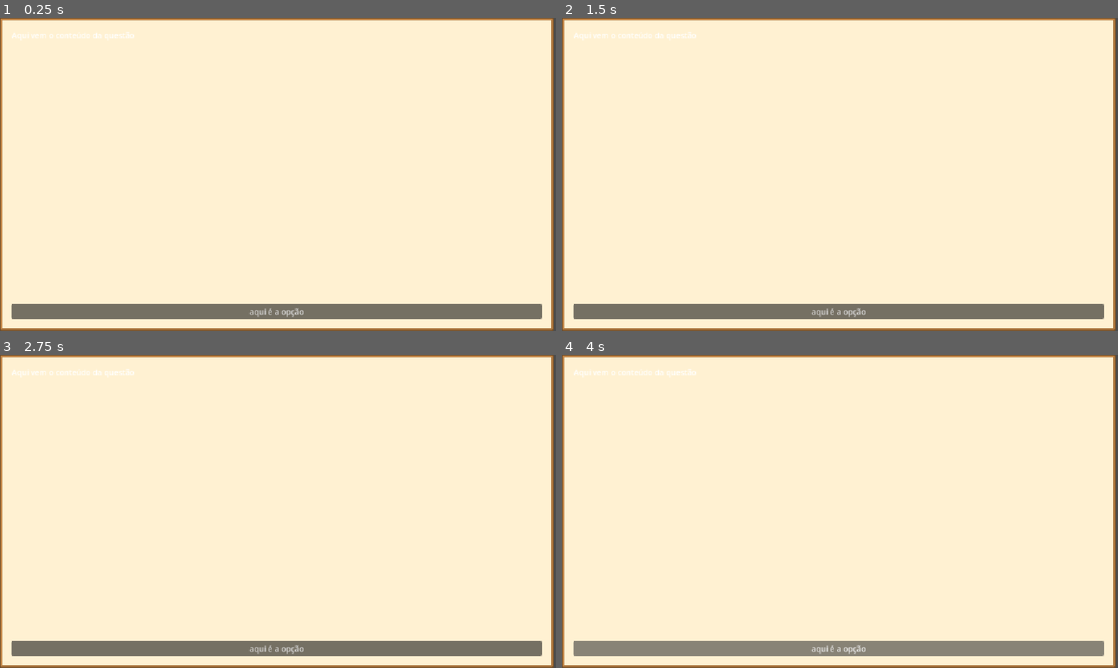
Above: before the commit, frames 1-4 (two rows, left to right).
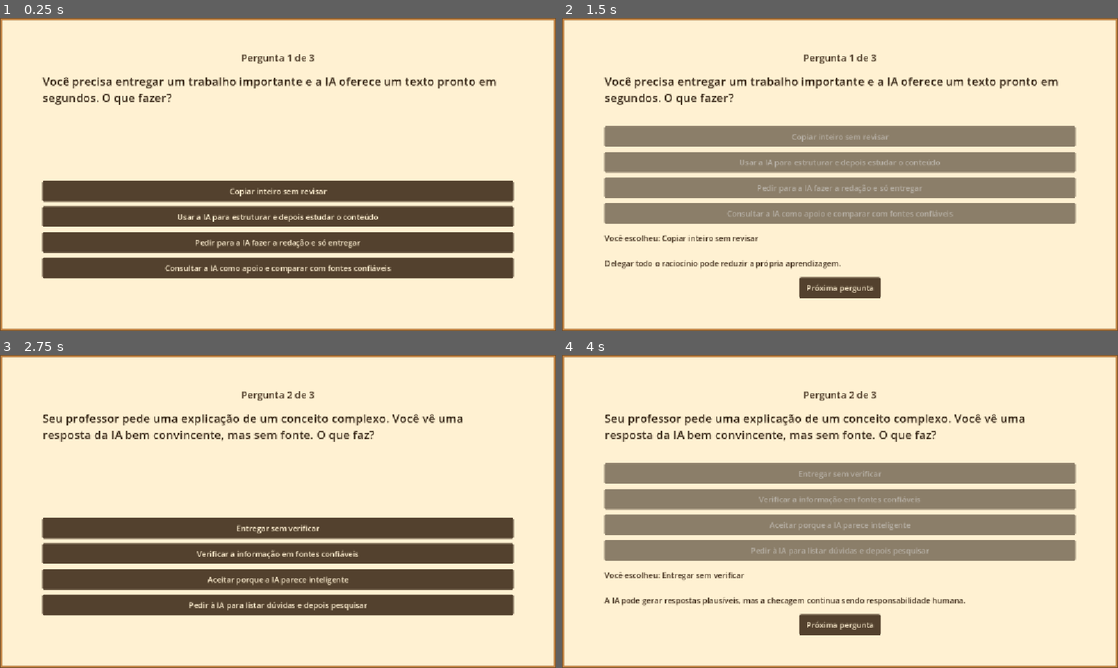
Above: after the commit, the same moments.

Repository: GuilhermeSsampaio/tac1-AI-RISK
Game: Godot game, scene res://scenes/home.tscn
The game is run twice, just before and just after one commit, with the same random seed, the same clock (stepped at 60 frames per second) and the same inputs.
Inputs (mouse positions are in pixels of both pictures, inside the frame that each line leads up to):
- Up to frame 1 (0.25 s): no input
- Up to frame 2 (1.5 s): click (840, 312) at 0.5 s, where only the run before the commit has a clickable "aqui é a opção"; click (840, 190) at 1.25 s, where only the run after the commit has a clickable "Copiar inteiro sem revisar"
- Up to frame 3 (2.75 s): click (278, 624) at 2 s, where only the run after the commit has a clickable "Próxima pergunta"
- Up to frame 4 (4 s): click (840, 527) at 2.75 s, where only the run after the commit has a clickable "Entregar sem verificar"; click (840, 649) at 3.5 s, where only the run before the commit has a clickable "aqui é a opção"

The runs differ from the first frame. In frame 1, 31% of the frame differs, in the area x 0-100%, y 0-100%; in frame 2, 32%; in frame 3, 31%; in frame 4, 33%.

Commit message:
visual base

Diff:
--- /dev/null
+++ b/data/questions.json
@@ -0,0 +1,116 @@
+[
+  {
+    "text": "Você precisa entregar um trabalho importante e a IA oferece um texto pronto em segundos. O que fazer?",
+    "options": [
+      {
+        "text": "Copiar inteiro sem revisar",
+        "weights": {
+          "dependencia": 4,
+          "delegacao_cognitiva": 5,
+          "autonomia": -2
+        }
+      },
+      {
+        "text": "Usar a IA para estruturar e depois estudar o conteúdo",
+        "weights": {
+          "autonomia": 2,
+          "uso_responsavel": 3,
+          "pensamento_critico": 2
+        }
+      },
+      {
+        "text": "Pedir para a IA fazer a redação e só entregar",
+        "weights": {
+          "dependencia": 5,
+          "delegacao_cognitiva": 6,
+          "autonomia": -3
+        }
+      },
+      {
+        "text": "Consultar a IA como apoio e comparar com fontes confiáveis",
+        "weights": {
+          "uso_responsavel": 4,
+          "pensamento_critico": 3,
+          "autonomia": 2
+        }
+      }
+    ],
+    "moral": "Delegar todo o raciocínio pode reduzir a própria aprendizagem."
+  },
+  {
+    "text": "Seu professor pede uma explicação de um conceito complexo. Você vê uma resposta da IA bem convincente, mas sem fonte. O que faz?",
+    "options": [
+      {
+        "text": "Entregar sem verificar",
+        "weights": {
+          "dependencia": 3,
+          "pensamento_critico": -2,
+          "uso_responsavel": -2
+        }
+      },
+      {
+        "text": "Verificar a informação em fontes confiáveis",
+        "weights": {
+          "pensamento_critico": 4,
+          "uso_responsavel": 4,
+          "autonomia": 2
+        }
+      },
+      {
+        "text": "Aceitar porque a IA parece inteligente",
+        "weights": {
+          "dependencia": 2,
+          "delegacao_cognitiva": 3,
+          "pensamento_critico": -3
+        }
+      },
+      {
+        "text": "Pedir à IA para listar dúvidas e depois pesquisar",
+        "weights": {
+          "uso_responsavel": 3,
+          "autonomia": 2,
+          "pensamento_critico": 2
+        }
+      }
+    ],
+    "moral": "A IA pode gerar respostas plausíveis, mas a checagem continua sendo responsabilidade humana."
+  },
+  {
+    "text": "Você precisa resolver um problema de lógica, mas a IA já oferece a solução pronta. Qual é a melhor decisão?",
+    "options": [
+      {
+        "text": "Entregar a solução pronta sem entender",
+        "weights": {
+          "dependencia": 4,
+          "delegacao_cognitiva": 5,
+          "autonomia": -3
+        }
+      },
+      {
+        "text": "Usar a IA só para pistas e tentar resolver sozinho",
+        "weights": {
+          "autonomia": 4,
+          "pensamento_critico": 4,
+          "uso_responsavel": 3
+        }
+      },
+      {
+        "text": "Pedir a IA para fazer tudo e aprender depois",
+        "weights": {
+          "dependencia": 5,
+          "delegacao_cognitiva": 5,
+          "autonomia": -3
+        }
+      },
+      {
+        "text": "Comparar a resposta da IA com seu próprio raciocínio",
+        "weights": {
+          "pensamento_critico": 4,
+          "uso_responsavel": 4,
+          "autonomia": 3
+        }
+      }
+    ],
+    "moral": "A aprendizagem real acontece quando você exercita o pensamento, não quando só recebe a resposta."
+  }
+]
--- a/scenes/home.tscn
+++ b/scenes/home.tscn
@@ -1,42 +1,182 @@
 [gd_scene format=3 uid="uid://baagj2qg8sg1f"]
 
-[ext_resource type="Texture2D" uid="uid://craolsrf4u4lu" path="res://assets/images/Tiles/Large tiles/Thick outline/tile_0000.png" id="1_krot7"]
+[ext_resource type="Script" uid="uid://cfq0tyk641vpx" path="res://scripts/home.gd" id="1_script"]
+[ext_resource type="Texture2D" uid="uid://craolsrf4u4lu" path="res://assets/images/Tiles/Large tiles/Thick outline/tile_0000.png" id="2_tile"]
 
-[node name="Home" type="Node2D" unique_id=1620797249]
+[sub_resource type="StyleBoxEmpty" id="StyleBoxEmpty_panel"]
 
-[node name="NinePatchRect" type="NinePatchRect" parent="." unique_id=1850076858]
-offset_right = 1147.0
-offset_bottom = 647.0
-texture = ExtResource("1_krot7")
-patch_margin_left = 10
-patch_margin_top = 10
-patch_margin_right = 10
-patch_margin_bottom = 10
+[sub_resource type="StyleBoxFlat" id="StyleBoxFlat_button"]
+content_margin_left = 14.0
+content_margin_top = 10.0
+content_margin_right = 14.0
+content_margin_bottom = 10.0
+bg_color = Color(0.25, 0.18, 0.11, 0.9)
+corner_radius_top_left = 4
+corner_radius_top_right = 4
+corner_radius_bottom_right = 4
+corner_radius_bottom_left = 4
 
-[node name="MarginContainer" type="MarginContainer" parent="NinePatchRect" unique_id=1376983110]
+[sub_resource type="StyleBoxFlat" id="StyleBoxFlat_button_pressed"]
+content_margin_left = 14.0
+content_margin_top = 10.0
+content_margin_right = 14.0
+content_margin_bottom = 10.0
+bg_color = Color(0.18, 0.12, 0.07, 0.95)
+corner_radius_top_left = 4
+corner_radius_top_right = 4
+corner_radius_bottom_right = 4
+corner_radius_bottom_left = 4
+
+[sub_resource type="StyleBoxFlat" id="StyleBoxFlat_button_hover"]
+content_margin_left = 14.0
+content_margin_top = 10.0
+content_margin_right = 14.0
+content_margin_bottom = 10.0
+bg_color = Color(0.38, 0.27, 0.16, 0.95)
+corner_radius_top_left = 4
+corner_radius_top_right = 4
+corner_radius_bottom_right = 4
+corner_radius_bottom_left = 4
+
+[sub_resource type="StyleBoxFlat" id="StyleBoxFlat_button_disabled"]
+content_margin_left = 14.0
+content_margin_top = 10.0
+content_margin_right = 14.0
+content_margin_bottom = 10.0
+bg_color = Color(0.3, 0.25, 0.19, 0.65)
+corner_radius_top_left = 4
+corner_radius_top_right = 4
+corner_radius_bottom_right = 4
+corner_radius_bottom_left = 4
+
+[node name="Home" type="Control" unique_id=856755537]
+layout_mode = 3
+anchors_preset = 15
+anchor_right = 1.0
+anchor_bottom = 1.0
+grow_horizontal = 2
+grow_vertical = 2
+script = ExtResource("1_script")
+
+[node name="Background" type="NinePatchRect" parent="." unique_id=1953111487]
 layout_mode = 1
 anchors_preset = 15
 anchor_right = 1.0
 anchor_bottom = 1.0
 grow_horizontal = 2
 grow_vertical = 2
-theme_override_constants/margin_left = 24
-theme_override_constants/margin_top = 24
-theme_override_constants/margin_right = 24
-theme_override_constants/margin_bottom = 24
+texture = ExtResource("2_tile")
+patch_margin_left = 10
+patch_margin_top = 10
+patch_margin_right = 10
+patch_margin_bottom = 10
 
-[node name="VBoxContainer" type="VBoxContainer" parent="NinePatchRect/MarginContainer" unique_id=844781122]
+[node name="MarginContainer" type="MarginContainer" parent="." unique_id=318452026]
+layout_mode = 1
+anchors_preset = 15
+anchor_right = 1.0
+anchor_bottom = 1.0
+offset_left = 60.0
+offset_top = 40.0
+offset_right = -60.0
+offset_bottom = -40.0
+grow_horizontal = 2
+grow_vertical = 2
+
+[node name="Panel" type="Panel" parent="MarginContainer" unique_id=2000425519]
 layout_mode = 2
-theme_override_constants/separation = 14
+theme_override_styles/panel = SubResource("StyleBoxEmpty_panel")
 
-[node name="RichTextLabel" type="RichTextLabel" parent="NinePatchRect/MarginContainer/VBoxContainer" unique_id=1754067118]
+[node name="Content" type="VBoxContainer" parent="MarginContainer/Panel" unique_id=1254279421]
+layout_mode = 1
+anchors_preset = 15
+anchor_right = 1.0
+anchor_bottom = 1.0
+offset_left = 28.0
+offset_top = 28.0
+offset_right = -28.0
+offset_bottom = -28.0
+grow_horizontal = 2
+grow_vertical = 2
+theme_override_constants/separation = 18
+
+[node name="QuestionIndex" type="Label" parent="MarginContainer/Panel/Content" unique_id=1796323329]
 layout_mode = 2
-size_flags_horizontal = 3
+theme_override_colors/font_color = Color(0.25, 0.18, 0.11, 1)
+theme_override_font_sizes/font_size = 20
+text = "Pergunta 1 de 3"
+horizontal_alignment = 1
+
+[node name="QuestionText" type="RichTextLabel" parent="MarginContainer/Panel/Content" unique_id=175595673]
+layout_mode = 2
 size_flags_vertical = 3
-text = "Aqui vem o conteúdo da questão"
+theme_override_colors/default_color = Color(0.2, 0.14, 0.08, 1)
+theme_override_font_sizes/normal_font_size = 24
+bbcode_enabled = true
+text = "Pergunta"
 fit_content = true
+scroll_active = false
 
-[node name="Button" type="Button" parent="NinePatchRect/MarginContainer/VBoxContainer" unique_id=2020103816]
+[node name="OptionsContainer" type="VBoxContainer" parent="MarginContainer/Panel/Content" unique_id=824258813]
 layout_mode = 2
-size_flags_horizontal = 3
-text = "aqui é a opção"
+theme_override_constants/separation = 10
+
+[node name="Option1" type="Button" parent="MarginContainer/Panel/Content/OptionsContainer" unique_id=1448414089]
+layout_mode = 2
+theme_override_colors/font_color = Color(1, 0.94, 0.82, 1)
+theme_override_colors/font_hover_color = Color(1, 1, 0.95, 1)
+theme_override_font_sizes/font_size = 16
+theme_override_styles/normal = SubResource("StyleBoxFlat_button")
+theme_override_styles/pressed = SubResource("StyleBoxFlat_button_pressed")
+theme_override_styles/hover = SubResource("StyleBoxFlat_button_hover")
+theme_override_styles/disabled = SubResource("StyleBoxFlat_button_disabled")
+text = "Opção 1"
+
+[node name="Option2" type="Button" parent="MarginContainer/Panel/Content/OptionsContainer" unique_id=1904300965]
+layout_mode = 2
+theme_override_colors/font_color = Color(1, 0.94, 0.82, 1)
+theme_override_colors/font_hover_color = Color(1, 1, 0.95, 1)
+theme_override_font_sizes/font_size = 16
+theme_override_styles/normal = SubResource("StyleBoxFlat_button")
+theme_override_styles/pressed = SubResource("StyleBoxFlat_button_pressed")
+theme_override_styles/hover = SubResource("StyleBoxFlat_button_hover")
+theme_override_styles/disabled = SubResource("StyleBoxFlat_button_disabled")
+text = "Opção 2"
+
+[node name="Option3" type="Button" parent="MarginContainer/Panel/Content/OptionsContainer" unique_id=1722307708]
+layout_mode = 2
+theme_override_colors/font_color = Color(1, 0.94, 0.82, 1)
+theme_override_colors/font_hover_color = Color(1, 1, 0.95, 1)
+theme_override_font_sizes/font_size = 16
+theme_override_styles/normal = SubResource("StyleBoxFlat_button")
+theme_override_styles/pressed = SubResource("StyleBoxFlat_button_pressed")
+theme_override_styles/hover = SubResource("StyleBoxFlat_button_hover")
+theme_override_styles/disabled = SubResource("StyleBoxFlat_button_disabled")
+text = "Opção 3"
+
+[node name="Option4" type="Button" parent="MarginContainer/Panel/Content/OptionsContainer" unique_id=549220086]
+layout_mode = 2
+theme_override_colors/font_color = Color(1, 0.94, 0.82, 1)
+theme_override_colors/font_hover_color = Color(1, 1, 0.95, 1)
+theme_override_font_sizes/font_size = 16
+theme_override_styles/normal = SubResource("StyleBoxFlat_button")
+theme_override_styles/pressed = SubResource("StyleBoxFlat_button_pressed")
+theme_override_styles/hover = SubResource("StyleBoxFlat_button_hover")
+theme_override_styles/disabled = SubResource("StyleBoxFlat_button_disabled")
+text = "Opção 4"
+
+[node name="Feedback" type="Label" parent="MarginContainer/Panel/Content" unique_id=674778196]
+layout_mode = 2
+theme_override_colors/font_color = Color(0.25, 0.18, 0.11, 1)
+autowrap_mode = 3
+
+[node name="NextButton" type="Button" parent="MarginContainer/Panel/Content" unique_id=528126760]
+visible = false
+layout_mode = 2
+size_flags_horizontal = 4
+theme_override_colors/font_color = Color(1, 0.94, 0.82, 1)
+theme_override_styles/normal = SubResource("StyleBoxFlat_button")
+theme_override_styles/pressed = SubResource("StyleBoxFlat_button_pressed")
+theme_override_styles/hover = SubResource("StyleBoxFlat_button_hover")
+theme_override_styles/disabled = SubResource("StyleBoxFlat_button_disabled")
+text = "Próxima pergunta"
--- /dev/null
+++ b/scripts/home.gd
@@ -0,0 +1,171 @@
+extends Control
+
+@onready var question_index: Label = $MarginContainer/Panel/Content/QuestionIndex
+@onready var question_text: RichTextLabel = $MarginContainer/Panel/Content/QuestionText
+@onready var feedback_label: Label = $MarginContainer/Panel/Content/Feedback
+@onready var next_button: Button = $MarginContainer/Panel/Content/NextButton
+@onready var option_buttons: Array[Button] = [
+    $MarginContainer/Panel/Content/OptionsContainer/Option1,
+    $MarginContainer/Panel/Content/OptionsContainer/Option2,
+    $MarginContainer/Panel/Content/OptionsContainer/Option3,
+    $MarginContainer/Panel/Content/OptionsContainer/Option4,
+]
+
+var questions: Array = []
+var current_index: int = 0
+var answered: bool = false
+var is_final_result: bool = false
+
+var score: Dictionary = {
+    "dependencia": 0,
+    "delegacao_cognitiva": 0,
+    "autonomia": 0,
+    "pensamento_critico": 0,
+    "uso_responsavel": 0,
+}
+
+func _ready() -> void:
+    _connect_options()
+    load_questions()
+    show_question()
+
+func _connect_options() -> void:
+    for i in range(option_buttons.size()):
+        option_buttons[i].pressed.connect(_on_option_pressed.bind(i))
+    next_button.pressed.connect(_on_next_button_pressed)
+
+func load_questions() -> void:
+    var file: FileAccess = FileAccess.open("res://data/questions.json", FileAccess.READ)
+    if file == null:
+        questions = [
+            {
+                "text": "Você precisa entregar um trabalho importante e a IA oferece um texto pronto em segundos. O que fazer?",
+                "options": [
+                    {"text": "Copiar inteiro sem revisar", "weights": {"dependencia": 4, "delegacao_cognitiva": 5, "autonomia": -2}},
+                    {"text": "Usar a IA para estruturar e depois estudar o conteúdo", "weights": {"autonomia": 2, "uso_responsavel": 3, "pensamento_critico": 2}},
+                    {"text": "Pedir para a IA fazer a redação e só entregar", "weights": {"dependencia": 5, "delegacao_cognitiva": 6, "autonomia": -3}},
+                    {"text": "Consultar a IA como apoio e comparar com fontes confiáveis", "weights": {"uso_responsavel": 4, "pensamento_critico": 3, "autonomia": 2}}
+                ],
+                "moral": "Delegar todo o raciocínio pode reduzir a própria aprendizagem."
+            },
+            {
+                "text": "Seu professor pede uma explicação de um conceito complexo. Você vê uma resposta da IA bem convincente, mas sem fonte. O que faz?",
+                "options": [
+                    {"text": "Entregar sem verificar", "weights": {"dependencia": 3, "pensamento_critico": -2, "uso_responsavel": -2}},
+                    {"text": "Verificar a informação em fontes confiáveis", "weights": {"pensamento_critico": 4, "uso_responsavel": 4, "autonomia": 2}},
+                    {"text": "Aceitar porque a IA parece inteligente", "weights": {"dependencia": 2, "delegacao_cognitiva": 3, "pensamento_critico": -3}},
+                    {"text": "Pedir à IA para listar dúvidas e depois pesquisar", "weights": {"uso_responsavel": 3, "autonomia": 2, "pensamento_critico": 2}}
+                ],
+                "moral": "A IA pode gerar respostas plausíveis, mas a checagem continua sendo responsabilidade humana."
+            },
+            {
+                "text": "Você precisa resolver um problema de lógica, mas a IA já oferece a solução pronta. Qual é a melhor decisão?",
+                "options": [
+                    {"text": "Entregar a solução pronta sem entender", "weights": {"dependencia": 4, "delegacao_cognitiva": 5, "autonomia": -3}},
+                    {"text": "Usar a IA só para pistas e tentar resolver sozinho", "weights": {"autonomia": 4, "pensamento_critico": 4, "uso_responsavel": 3}},
+                    {"text": "Pedir a IA para fazer tudo e aprender depois", "weights": {"dependencia": 5, "delegacao_cognitiva": 5, "autonomia": -3}},
+                    {"text": "Comparar a resposta da IA com seu próprio raciocínio", "weights": {"pensamento_critico": 4, "uso_responsavel": 4, "autonomia": 3}}
+                ],
+                "moral": "A aprendizagem real acontece quando você exercita o pensamento, não quando só recebe a resposta."
+            }
+        ]
+        return
+
+    var data = JSON.parse_string(file.get_as_text())
+    if typeof(data) == TYPE_ARRAY:
+        questions = data
+
+func show_question() -> void:
+    if current_index >= questions.size():
+        show_final_result()
+        return
+
+    is_final_result = false
+    answered = false
+    var question = questions[current_index]
+    question_index.text = "Pergunta %d de %d" % [current_index + 1, questions.size()]
+    question_text.text = question.get("text", "Pergunta")
+    feedback_label.text = ""
+    next_button.visible = false
+
+    var options = question.get("options", [])
+    for i in range(option_buttons.size()):
+        if i < options.size():
+            option_buttons[i].text = options[i].get("text", "Opção")
+            option_buttons[i].visible = true
+            option_buttons[i].disabled = false
+        else:
+            option_buttons[i].visible = false
+            option_buttons[i].disabled = true
+
+func _on_option_pressed(index: int) -> void:
+    if answered:
+        return
+
+    answered = true
+    var question = questions[current_index]
+    var option = question.get("options", [])[index]
+
+    for key in score.keys():
+        score[key] += int(option.get("weights", {}).get(key, 0))
+
+    feedback_label.text = "Você escolheu: %s\n\n%s" % [option.get("text", "Opção"), question.get("moral", "")]
+    next_button.visible = true
+    next_button.text = "Próxima pergunta" if current_index < questions.size() - 1 else "Ver resultado"
+
+    for button in option_buttons:
+        button.disabled = true
+
+func _on_next_button_pressed() -> void:
+    if is_final_result:
+        restart_game()
+        return
+
+    if current_index < questions.size() - 1:
+        current_index += 1
+        show_question()
+        return
+
+    show_final_result()
+
+func show_final_result() -> void:
+    is_final_result = true
+    answered = true
+
+    question_index.text = "Resultado final"
+    question_text.text = "Seu perfil mostra tendência a: %s" % _generate_profile_summary()
+    feedback_label.text = (
+        "Dependência de IA: %d\n" +
+        "Delegação cognitiva: %d\n" +
+        "Autonomia: %d\n" +
+        "Pensamento crítico: %d\n" +
+        "Uso responsável: %d\n\n" +
+        "Aviso: este resultado é uma simulação comportamental e não substitui diagnóstico profissional."
+    ) % [
+        score["dependencia"],
+        score["delegacao_cognitiva"],
+        score["autonomia"],
+        score["pensamento_critico"],
+        score["uso_responsavel"],
+    ]
+
+    for button in option_buttons:
+        button.visible = false
+
+    next_button.visible = true
+    next_button.text = "Jogar novamente"
+
+func _generate_profile_summary() -> String:
+    if score["dependencia"] >= 7 and score["autonomia"] <= 1:
+        return "alto uso dependente da IA."
+    if score["uso_responsavel"] >= 7 and score["pensamento_critico"] >= 5:
+        return "uso responsável e crítico da IA."
+    if score["delegacao_cognitiva"] >= 8:
+        return "delegação excessiva do raciocínio para a máquina."
+    return "equilíbrio entre uso e autonomia, com espaço para melhorar."
+
+func restart_game() -> void:
+    current_index = 0
+    for key in score.keys():
+        score[key] = 0
+    show_question()
Not shown, added: scripts/home.gd.uid
